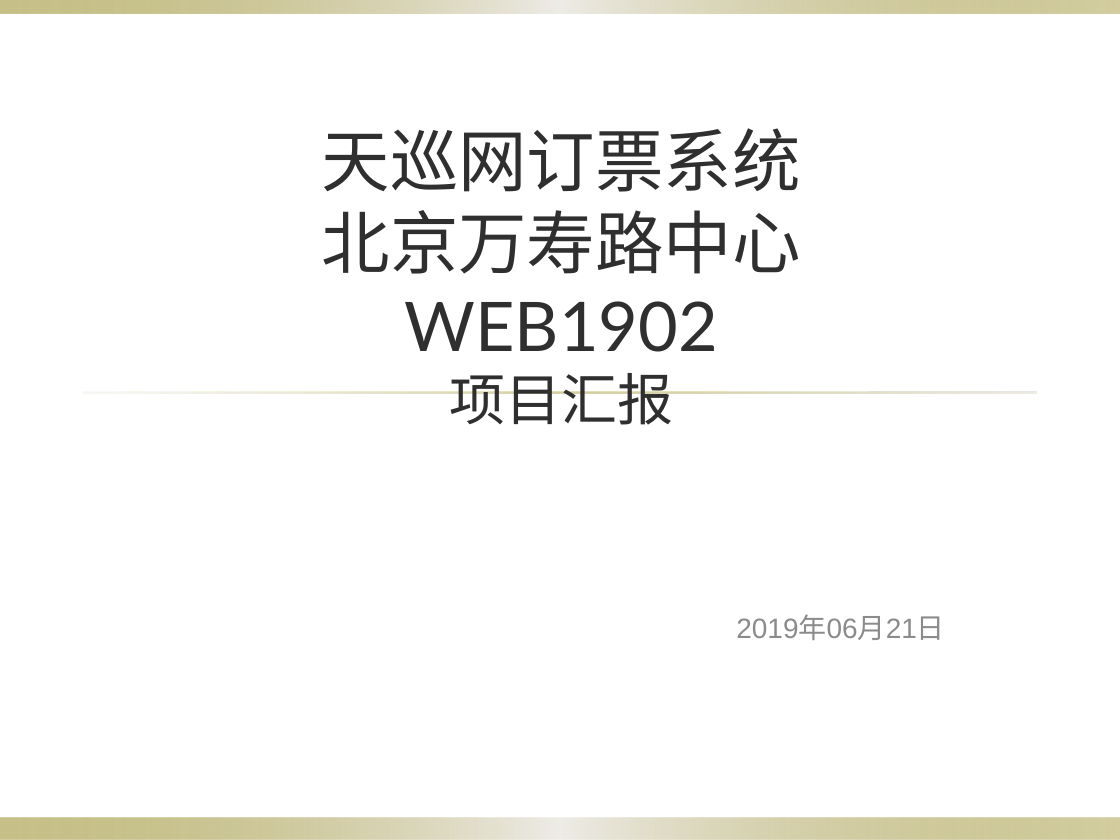
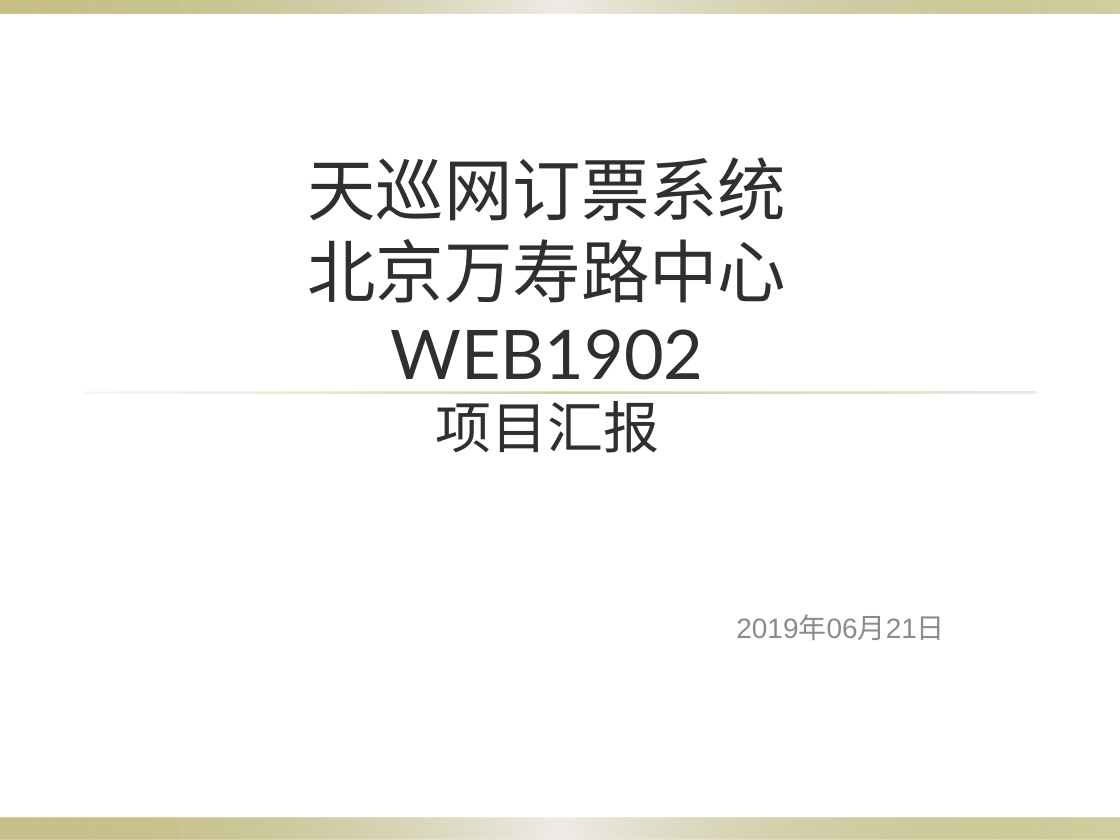
Before and after one commit to LittleHibiscus/txw, a slide deck: slide 1 of doc/天巡网系统.pptx. Drawn at 1120x840 pixels with LibreOffice and Linux fonts; fonts in the diff are those of the drawing; background and template pictures are left out. Boxes give left, top, right and bottom in pixels: in the first picture for what was removed or moved away, otherwise in the second. Text is boxed around its words. In the diff, an @@ line names an element or a change of style, - is before the commit and + after.

```diff
--- a/doc/天巡网系统.pptx
+++ b/doc/天巡网系统.pptx
@@ title "天巡网订票系统 北京万寿路中心WEB1902 项目汇报": place and size @@
-title "天巡网订票系统 北京万寿路中心WEB1902 项目汇报" at [322,128,801,425]
+title "天巡网订票系统 北京万寿路中心WEB1902 项目汇报" at [307,157,786,453]
```
Also in this commit, not shown: 3 other slides changed, 2 slides added.
